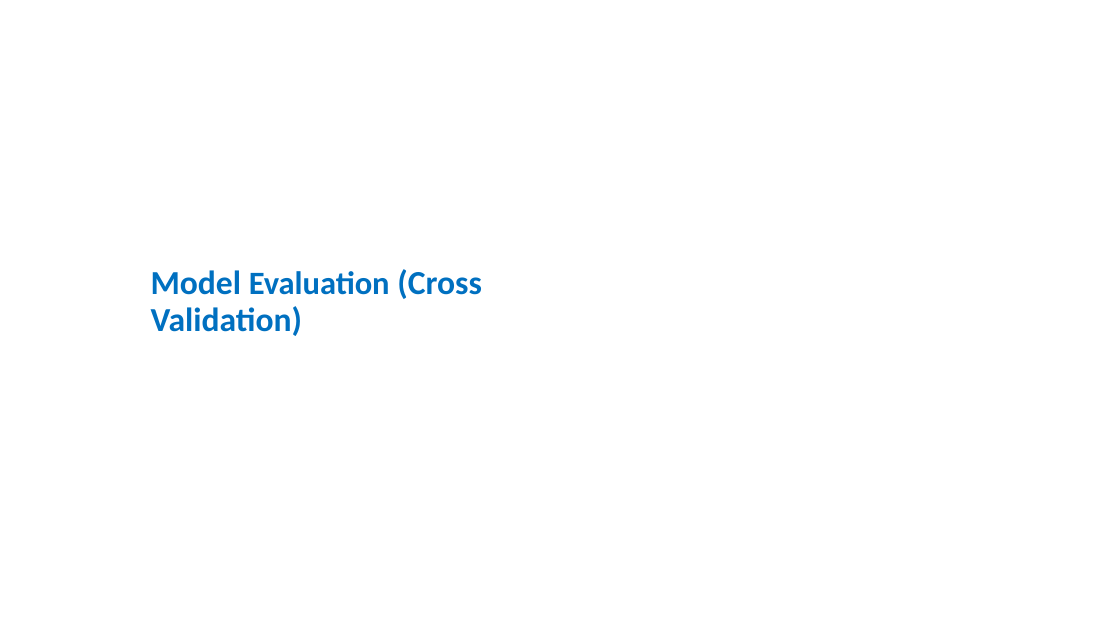
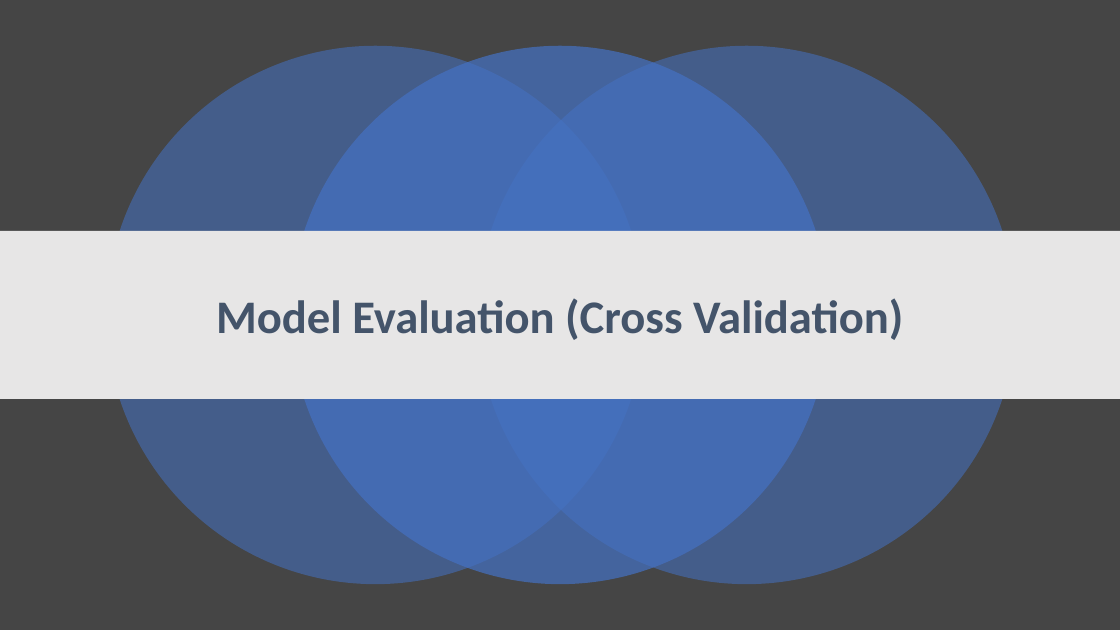
Before and after one commit to manasagodkhindi/AmesHousingPrediction, a slide deck: slide 30 of HousingPricesPresentations.pptx (slide 31 before the commit). Drawn at 1120x630 pixels with LibreOffice and Linux fonts; fonts in the diff are those of the drawing. Boxes give left, top, right and bottom in pixels: in the first picture for what was removed or moved away, otherwise in the second. Text is boxed around its words. In the diff, an @@ line names an element or a change of style, - is before the commit and + after.

```diff
--- a/HousingPricesPresentations.pptx
+++ b/HousingPricesPresentations.pptx
@@ background #FFFFFF to #454545 @@
@@ ellipse added at box(106, 46, 644, 585), fill #4472C4 at 55% opacity @@
@@ ellipse added at box(291, 46, 829, 585), fill #4472C4 at 70% opacity @@
@@ ellipse added at box(477, 46, 1016, 585), fill #4472C4 at 55% opacity @@
@@ rectangle added at box(0, 231, 1120, 399), fill #E7E6E6 @@
@@ title "Model Evaluation (Cross Validation)": place and size @@
-title "Model Evaluation (Cross Validation)" at box(151, 269, 482, 336)
+title "Model Evaluation (Cross Validation)" at box(216, 298, 903, 340)
@@ title "Model Evaluation (Cross Validation)" at box(216, 298, 903, 340): size 28.8 to 40 pt in "Model (Cross Validation)"; size 27.9 to 40 pt in "Evaluation"; text colour #0070C0 to #44546A; alignment left to centre @@
```
Also in this commit, not shown: 19 other slides changed, 2 slides added, 2 slides removed.
